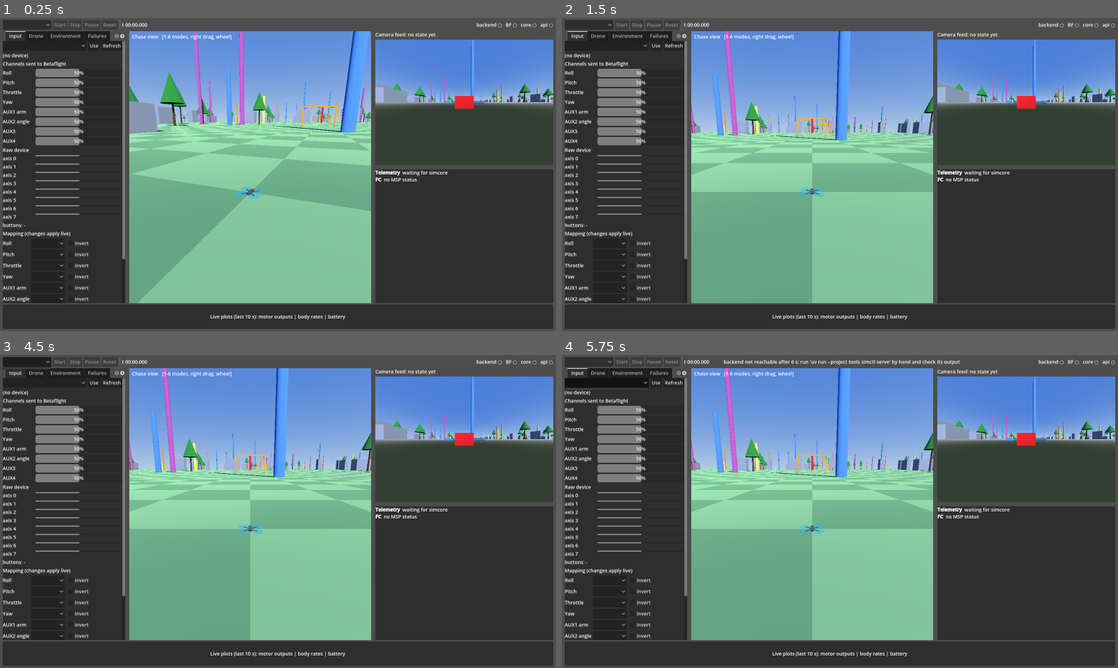
Above: before the commit, frames 1-4 (two rows, left to right).
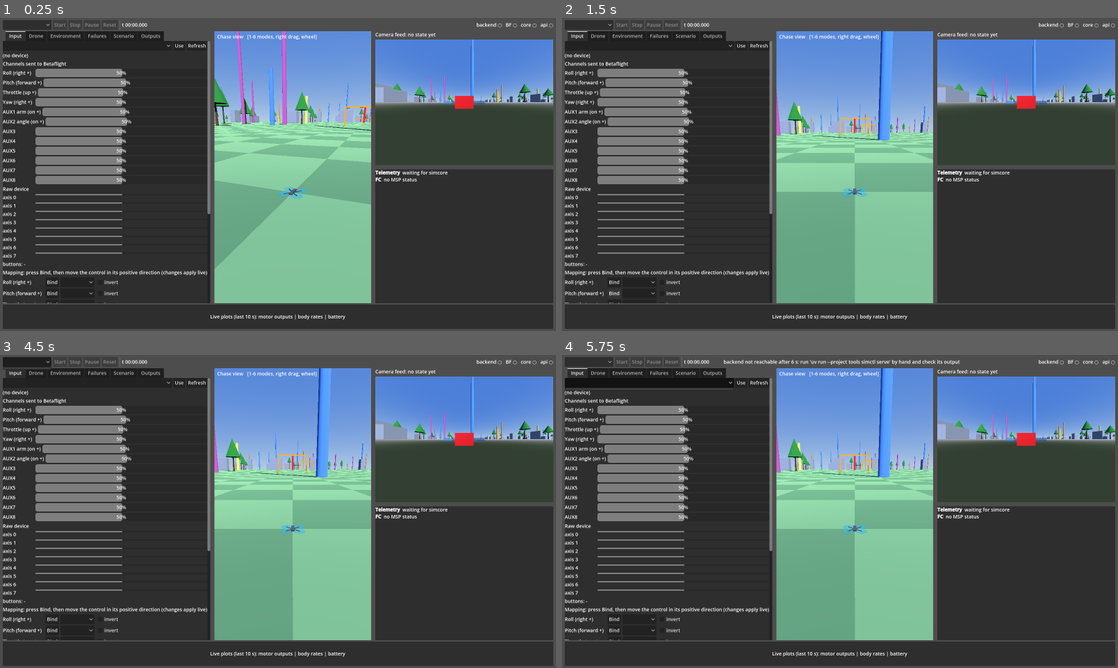
Above: after the commit, the same moments.

Repository: jekabso21/Helix
Game: Godot game, scene res://scenes/main_window.tscn
The game is run twice, just before and just after one commit, with the same random seed, the same clock (stepped at 60 frames per second) and the same inputs.
Inputs (mouse positions are in pixels of both pictures, inside the frame that each line leads up to; where the layout moved, square brackets give the same spot in the first picture):
- Up to frame 1 (0.25 s): no input
- Up to frame 2 (1.5 s): click (612, 280) at 0.5 s, where only the run after the commit has a clickable "Bind"; click (612, 293) at 1.25 s, where only the run after the commit has a clickable "Bind"
- Up to frame 3 (4.5 s): click (50, 642) at 2 s, where only the run after the commit has a clickable "Bind"; click (50, 652) at 2.75 s, where only the run after the commit has a clickable "Bind"; click (50, 664) at 3.5 s, where only the run after the commit has a clickable "Bind"; click (27, 361) at 4.25 s
- Up to frame 4 (5.75 s): click (650, 383) [606, 383] at 5 s

The runs differ from the first frame. In frame 1, 27% of the frame differs, in the area x 0-67%, y 4-92%; in frame 2, 27%; in frame 3, 27%; in frame 4, 27%.

Commit message:
feat(app): bind input channels by moving the control

Diff:
--- a/app/ui/input_panel.gd
+++ b/app/ui/input_panel.gd
@@ -1,8 +1,11 @@
 extends VBoxContainer
 ## Input tab: device choice, live channels and raw axes, mapping table, calibration wizard, save
 
-const CHANNELS := ["roll", "pitch", "throttle", "yaw", "aux1", "aux2", "aux3", "aux4"]
-const CHANNEL_LABELS := ["Roll", "Pitch", "Throttle", "Yaw", "AUX1 arm", "AUX2 angle", "AUX3", "AUX4"]
+const CHANNELS := ["roll", "pitch", "throttle", "yaw", "aux1", "aux2", "aux3", "aux4", "aux5", "aux6", "aux7", "aux8"]
+const CHANNEL_LABELS := [
+	"Roll (right +)", "Pitch (forward +)", "Throttle (up +)", "Yaw (right +)",
+	"AUX1 arm (on +)", "AUX2 angle (on +)", "AUX3", "AUX4", "AUX5", "AUX6", "AUX7", "AUX8",
+]
 const WIZARD_STEPS := [
 	["throttle", "Move the THROTTLE stick all the way UP, then back down"],
 	["roll", "Move the ROLL stick fully RIGHT, then centre it"],
@@ -22,6 +25,10 @@
 var _button_labels: Array[Label] = []
 var _source_options: Array[OptionButton] = []
 var _invert_checks: Array[CheckBox] = []
+var _bind_buttons: Array[Button] = []
+var _bind_channel: int = -1
+var _bind_baseline: Array = []
+var _bind_buttons_baseline: Array = []
 var _wizard_step: int = -1
 var _wizard_baseline: Array = []
 var _wizard_buttons_baseline: Array = []
@@ -105,11 +112,17 @@
 
 
 func _build_table() -> void:
-	_table.columns = 3
+	_table.columns = 4
 	for i in CHANNELS.size():
 		var name := Label.new()
 		name.text = CHANNEL_LABELS[i]
 		_table.add_child(name)
+		var bind := Button.new()
+		bind.text = "Bind"
+		bind.tooltip_text = "Press, then move this control in its positive direction"
+		bind.pressed.connect(_start_bind.bind(i))
+		_table.add_child(bind)
+		_bind_buttons.append(bind)
 		var source := OptionButton.new()
 		source.item_selected.connect(func(_index: int) -> void: _table_changed())
 		_table.add_child(source)
@@ -120,6 +133,73 @@
 		_table.add_child(invert)
 		_invert_checks.append(invert)
 	_fill_source_options(8, 8)
+
+
+func _start_bind(channel: int) -> void:
+	if _raw.is_empty():
+		_message.text = "no raw input yet: start a session and select a device first"
+		return
+	if _bind_channel == channel:
+		_end_bind()
+		return
+	_end_bind()
+	_bind_channel = channel
+	_bind_baseline = _raw["axes"].duplicate()
+	_bind_buttons_baseline = _raw["buttons"].duplicate()
+	_bind_buttons[channel].text = "move it..."
+	_message.text = "Binding %s: move that control now (%s), or press the button again to cancel" % [
+		CHANNELS[channel], CHANNEL_LABELS[channel]
+	]
+
+
+func _end_bind() -> void:
+	if _bind_channel >= 0:
+		_bind_buttons[_bind_channel].text = "Bind"
+	_bind_channel = -1
+
+
+func _bind_watch(axes: Array, buttons: Array) -> void:
+	var detected := _detect_movement(axes, buttons, _bind_baseline, _bind_buttons_baseline)
+	if detected.is_empty():
+		return
+	var channel := _bind_channel
+	_end_bind()
+	_set_row(channel, detected)
+	_message.text = "%s bound to %s%s" % [
+		CHANNELS[channel],
+		"axis %d" % int(detected["axis"]) if detected.has("axis") else "button %d" % int(detected["button"]),
+		" (inverted)" if detected["inverted"] else ""
+	]
+	_table_changed()
+
+
+## The axis that moved most past the threshold, or the first button that changed; {} if none yet
+func _detect_movement(axes: Array, buttons: Array, axes_baseline: Array, buttons_baseline: Array) -> Dictionary:
+	var best := -1
+	var best_delta := 0.0
+	for i in mini(axes.size(), axes_baseline.size()):
+		var delta: float = float(axes[i]) - float(axes_baseline[i])
+		if absf(delta) > absf(best_delta):
+			best_delta = delta
+			best = i
+	if best >= 0 and absf(best_delta) > AXIS_THRESHOLD:
+		return {"axis": best, "inverted": best_delta < 0.0, "deadband": 0.0}
+	for i in mini(buttons.size(), buttons_baseline.size()):
+		if int(buttons[i]) != int(buttons_baseline[i]):
+			return {"button": i, "inverted": int(buttons_baseline[i]) != 0, "deadband": 0.0}
+	return {}
+
+
+func _set_row(channel: int, source: Dictionary) -> void:
+	var was_updating := _updating_table
+	_updating_table = true
+	var option := _source_options[channel]
+	var text: String = "axis %d" % int(source["axis"]) if source.has("axis") else "button %d" % int(source["button"])
+	for item in option.item_count:
+		if option.get_item_text(item) == text:
+			option.selected = item
+	_invert_checks[channel].button_pressed = source.get("inverted", false)
+	_updating_table = was_updating
 
 
 func _fill_source_options(axes: int, buttons: int) -> void:
@@ -185,12 +265,7 @@
 		option.selected = 0
 		invert.button_pressed = false
 		if channels.has(CHANNELS[i]):
-			var source: Dictionary = channels[CHANNELS[i]]
-			var text: String = "axis %d" % int(source["axis"]) if source.has("axis") else "button %d" % int(source["button"])
-			for item in option.item_count:
-				if option.get_item_text(item) == text:
-					option.selected = item
-			invert.button_pressed = source.get("inverted", false)
+			_set_row(i, channels[CHANNELS[i]])
 	_updating_table = false
 
 
@@ -231,7 +306,9 @@
 		if int(buttons[i]) != 0:
 			pressed.append(str(i))
 	_button_labels[0].text = "buttons pressed: %s" % (", ".join(pressed) if pressed.size() > 0 else "-")
-	if _wizard_step >= 0:
+	if _bind_channel >= 0:
+		_bind_watch(axes, buttons)
+	elif _wizard_step >= 0:
 		_wizard_watch(axes, buttons)
 
 
@@ -259,25 +336,15 @@
 	var channel: String = WIZARD_STEPS[_wizard_step][0]
 	if _wizard_mapping.has(channel):
 		return
-	var best := -1
-	var best_delta := 0.0
-	for i in mini(axes.size(), _wizard_baseline.size()):
-		var delta: float = float(axes[i]) - float(_wizard_baseline[i])
-		if absf(delta) > absf(best_delta):
-			best_delta = delta
-			best = i
-	if best >= 0 and absf(best_delta) > AXIS_THRESHOLD:
-		_wizard_mapping[channel] = {"axis": best, "inverted": best_delta < 0.0, "deadband": 0.0}
-		_wizard_text.text += "\n-> axis %d%s" % [best, " (inverted)" if best_delta < 0.0 else ""]
-		_wizard_next.disabled = false
-		return
-	for i in mini(buttons.size(), _wizard_buttons_baseline.size()):
-		if int(buttons[i]) != int(_wizard_buttons_baseline[i]):
-			var inverted: bool = int(_wizard_buttons_baseline[i]) != 0
-			_wizard_mapping[channel] = {"button": i, "inverted": inverted, "deadband": 0.0}
-			_wizard_text.text += "\n-> button %d%s" % [i, " (inverted)" if inverted else ""]
-			_wizard_next.disabled = false
-			return
+	var detected := _detect_movement(axes, buttons, _wizard_baseline, _wizard_buttons_baseline)
+	if detected.is_empty():
+		return
+	_wizard_mapping[channel] = detected
+	_wizard_text.text += "\n-> %s%s" % [
+		"axis %d" % int(detected["axis"]) if detected.has("axis") else "button %d" % int(detected["button"]),
+		" (inverted)" if detected["inverted"] else ""
+	]
+	_wizard_next.disabled = false
 
 
 func _wizard_advance(skip: bool = false) -> void:
--- a/app/ui/input_panel.tscn
+++ b/app/ui/input_panel.tscn
@@ -49,11 +49,11 @@
 
 [node name="MappingTitle" type="Label" parent="InputPanel"]
 layout_mode = 2
-text = "Mapping (changes apply live)"
+text = "Mapping: press Bind, then move the control in its positive direction (changes apply live)"
 
 [node name="Mapping" type="GridContainer" parent="InputPanel"]
 layout_mode = 2
-columns = 3
+columns = 4
 
 [node name="Actions" type="HBoxContainer" parent="InputPanel"]
 layout_mode = 2
